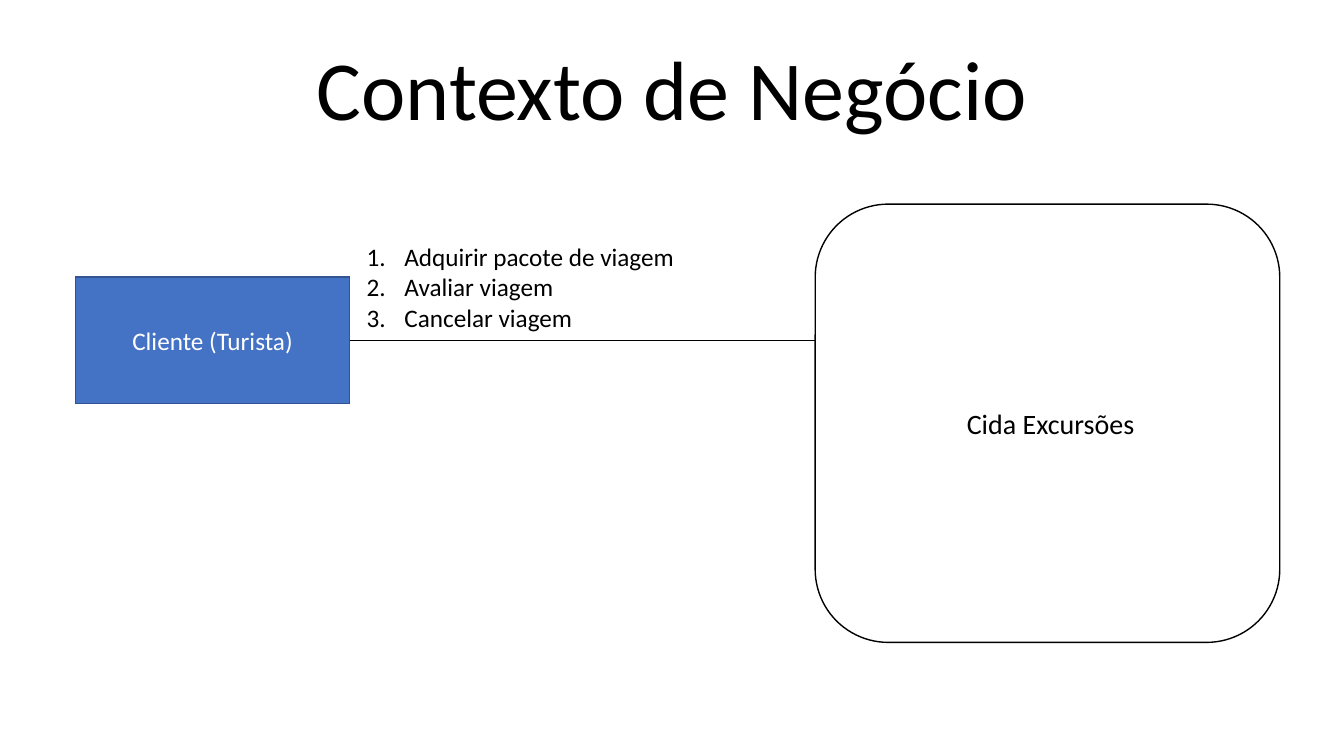
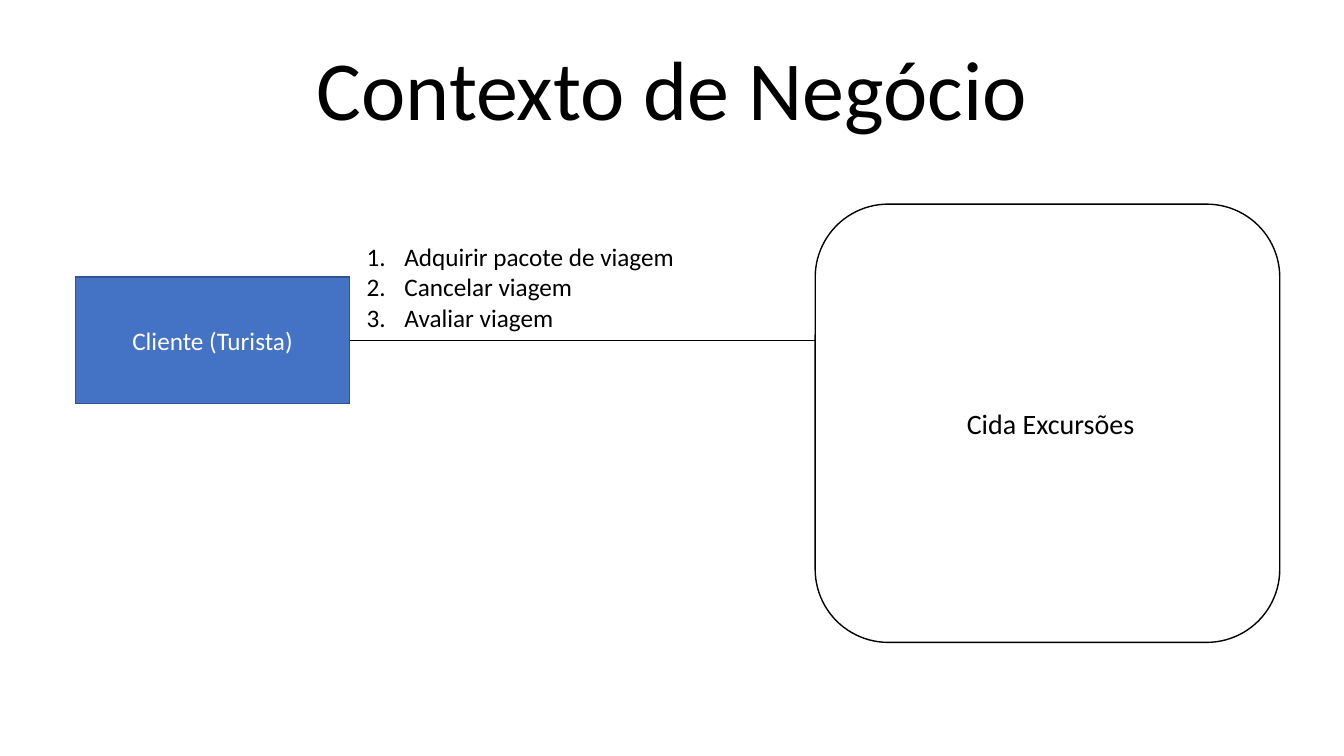
Before and after one commit to Road-on/RoadOn, a slide deck: slide 1 of 15. Arquitetura de Negócio Para Cada Cenário.pptx. Drawn at 1344x756 pixels with LibreOffice and Linux fonts; fonts in the diff are those of the drawing. Boxes give left, top, right and bottom in pixels: in the first picture for what was removed or moved away, otherwise in the second. Text is boxed around its words. In the diff, an @@ line names an element or a change of style, - is before the commit and + after.

Commit message:
Manutenção no artefato 15

```diff
--- a/15. Arquitetura de Negócio Para Cada Cenário.pptx
+++ b/15. Arquitetura de Negócio Para Cada Cenário.pptx
@@ text at (x1=404, y1=278, x2=572, y2=301): paragraph added @@
+2. Cancelar viagem
@@ text at (x1=404, y1=309, x2=572, y2=332): paragraph removed @@
-3. Cancelar viagem
```
